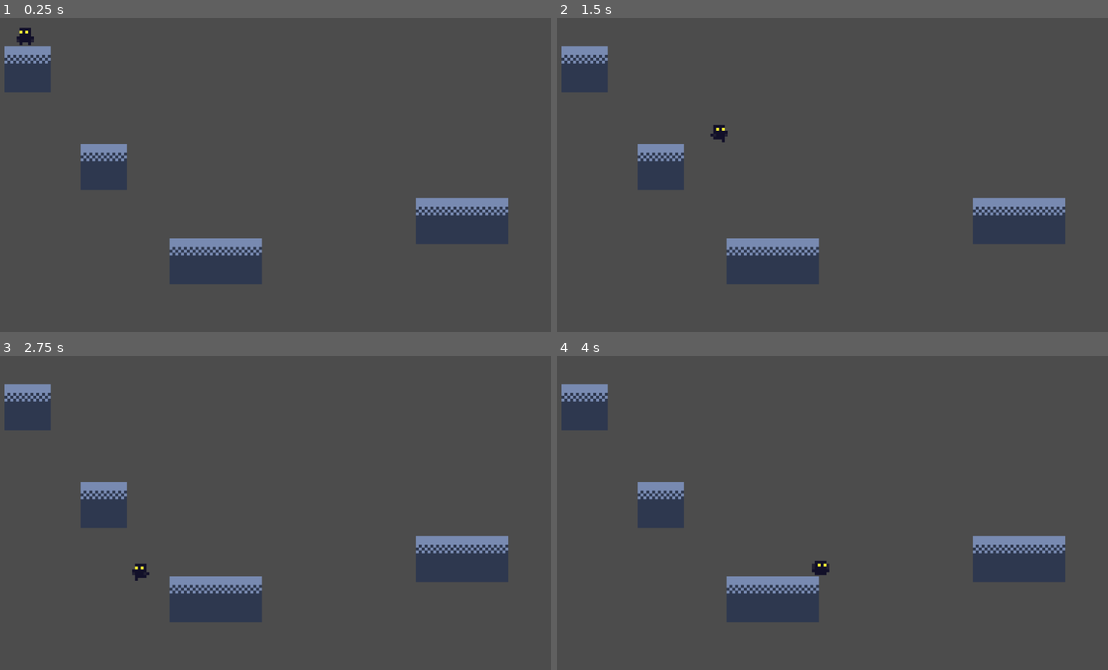
Above: before the commit, frames 1-4 (two rows, left to right).
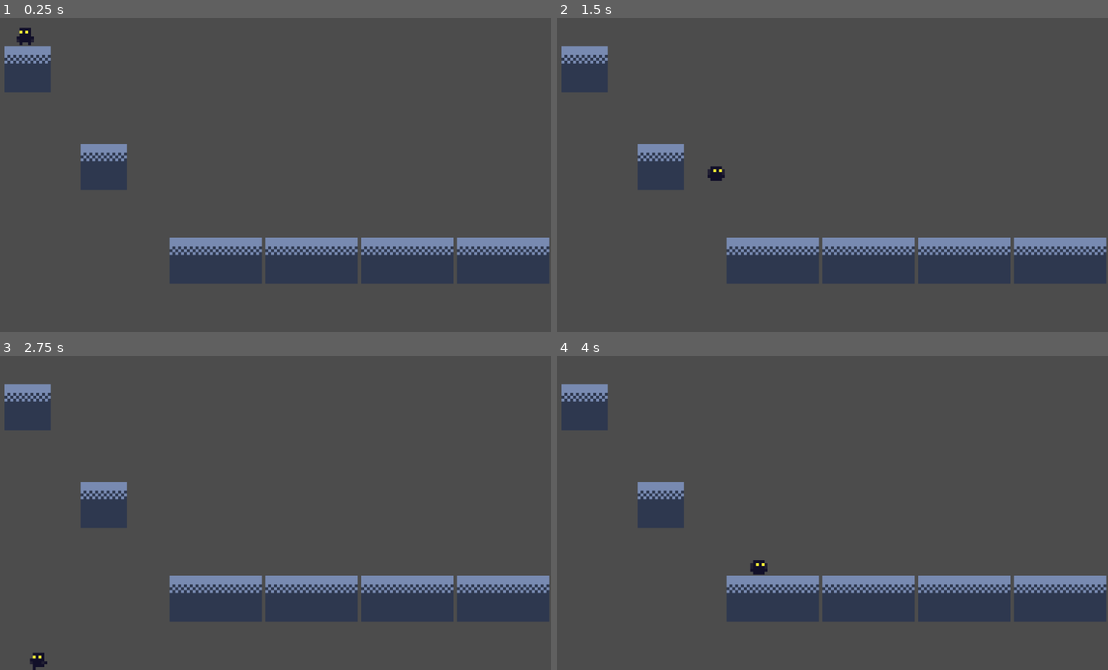
Above: after the commit, the same moments.

Repository: superbadgames/make_me_laugh
Game: Godot game, scene res://Boards/TestLand/TestLand.tscn
The game is run twice, just before and just after one commit, with the same random seed, the same clock (stepped at 60 frames per second) and the same inputs.
Inputs:
- Up to frame 1 (0.25 s): no input
- Up to frame 2 (1.5 s): tap Enter (p1_action) at 0.5 s; hold Enter (p1_action) 0.53-1.28 s; hold Right (p1_right) from 0.53 s (still down); tap Shift (p1_jump) at 0.77, 0.8, 1.07, 1.35 s
- Up to frame 3 (2.75 s): tap Shift (p1_jump) at 1.52, 1.82, 2.3 s; tap Enter (p1_action) at 1.55 s; release Right (p1_right) at 2.03 s; hold Left (p1_left) from 2.03 s (still down); hold Enter (p1_action) from 2.03 s (still down)
- Up to frame 4 (4 s): release Left (p1_left) at 2.78 s; release Enter (p1_action) at 2.78 s; hold Right (p1_right) from 2.78 s (still down); tap Enter (p1_action) at 2.85 s; tap Shift (p1_jump) at 3.02, 3.32 s; tap Space at 3.5 s; hold Shift (p1_jump) from 3.53 s (still down)

The runs differ from the first frame. In frame 1, 9.6% of the frame differs, in the area x 30-100%, y 57-85%; in frame 2, 9.8%; in frame 3, 9.8%; in frame 4, 9.8%.

Commit message:
Milestone: Player input for the x axis (running and walking) is working very well here. This is a good point to come back to if there are any issues

Diff:
--- a/Boards/TestLand/TestLand.tscn
+++ b/Boards/TestLand/TestLand.tscn
@@ -21,9 +21,17 @@
 scale = Vector2( 5, 5 )
 
 [node name="Platform_Neutral_32x18" parent="Platforms" instance=ExtResource( 2 )]
-position = Vector2( 442.439, 476.26 )
+position = Vector2( 442.439, 475 )
 scale = Vector2( 5, 5 )
 
 [node name="Platform_Neutral_32x19" parent="Platforms" instance=ExtResource( 2 )]
-position = Vector2( 870.071, 406.77 )
+position = Vector2( 608.552, 475 )
 scale = Vector2( 5, 5 )
+
+[node name="Platform_Neutral_32x20" parent="Platforms" instance=ExtResource( 2 )]
+position = Vector2( 774.683, 475 )
+scale = Vector2( 5, 5 )
+
+[node name="Platform_Neutral_32x21" parent="Platforms" instance=ExtResource( 2 )]
+position = Vector2( 940.796, 475 )
+scale = Vector2( 5, 5 )
--- a/Entities/PlayerCharacters/Player_Character.gd
+++ b/Entities/PlayerCharacters/Player_Character.gd
@@ -1,17 +1,31 @@
 extends KinematicBody2D
 
 const UP : Vector2 = Vector2.UP
-const GRAVITY : float = 2.5
+const GRAVITY : float = 500.0
 const FAIL_PLANE : float = 1000.0
-const move_speed : float = 250.0
-const jump_power : float = 50.0
-
+# Max speed the velocity can reach from acceleration
+# X values
+const walk_max_speed : float = 250.0
+const run_max_speed : float = 600.0
+# Y value
+const jump_max_speed : float = 500.0
+# These are the acceleration values. These are appliec to the velocity each fram
+# to move the player
+# X values
+const walk_accel : float = 50.0
+const run_accel : float = 75.0
+const air_accel : float = 15.0
+# Y Values
+const jump_accel : float = 150.0
+# Rate of slow down, while on the ground
+const ground_decel : float = 75.0
 
 onready var animatedSprite = $AnimatedSprite
 
 var move_velocity : Vector2 = Vector2.ZERO
 var restore_position : Vector2 = position
 var can_jump : bool = true
+var in_air : bool
 
 
 func _ready():
@@ -20,6 +34,8 @@
 
 func _physics_process(delta):
 	move()
+	jump()
+	move_and_slide(move_velocity, UP)
 	apply_gravity()
 	check_for_fail()
 
@@ -28,26 +44,52 @@
 # Later, I will need a way to determine which player you are. 1-4
 func move():
 	if Input.is_action_pressed("p1_right"):
-		move_velocity.x = Vector2.RIGHT.x
-		animatedSprite.play("walk")
-		animatedSprite.flip_h = false
+		if not in_air:
+			if Input.is_action_pressed("p1_action"):
+				move_velocity.x += run_accel
+				if move_velocity.x >= run_max_speed:
+					move_velocity.x = run_max_speed
+			else:
+				move_velocity.x += walk_accel
+				if move_velocity.x >= walk_max_speed:
+					move_velocity.x = walk_max_speed
+			animatedSprite.play("walk")
+			animatedSprite.flip_h = false
+		else:
+			# Later, allow the player to move a little less. Create a new variable
+			pass
 	elif Input.is_action_pressed("p1_left"):
-		move_velocity.x = Vector2.LEFT.x
-		animatedSprite.play("walk")
-		animatedSprite.flip_h = true
+		if not in_air:
+			if Input.is_action_pressed("p1_action"):
+				move_velocity.x -= run_accel
+				if move_velocity.x <= -run_max_speed:
+					move_velocity.x = -run_max_speed
+			else:
+				move_velocity.x -= walk_accel
+				if move_velocity.x <= -walk_max_speed:
+					move_velocity.x = -walk_max_speed
+			animatedSprite.play("walk")
+			animatedSprite.flip_h = true
 	else:
-		move_velocity.x = Vector2.ZERO.x
-		animatedSprite.play("idle")
+		if not in_air:
+			if move_velocity.x > 0:
+				move_velocity.x -= ground_decel
+			elif move_velocity.x < 0:
+				move_velocity.x += ground_decel
 
+			if move_velocity.x <= ground_decel and move_velocity.x >= -ground_decel:
+				move_velocity.x = 0
+				animatedSprite.play("idle")
+
+
+func jump():
 	if Input.is_action_pressed("p1_jump") and can_jump:
 		animatedSprite.play("jump_ready")
 
 	if Input.is_action_just_released("p1_jump") and can_jump:
 		animatedSprite.play("jump_action")
-		move_velocity.y = -jump_power
-		can_jump = false
-
-	move_and_slide(move_velocity * move_speed, UP)
+		#move_velocity.y = -jump_power
+		#can_jump = false
 
 
 func apply_gravity():
@@ -55,9 +97,11 @@
 	if not is_on_floor():
 		move_velocity.y = GRAVITY
 		can_jump = false
+		in_air = true
 	# on floor. For testing we can jump. This needs to change soon
 	else:
 		can_jump = true
+		in_air = false
 
 
 func check_for_fail():
